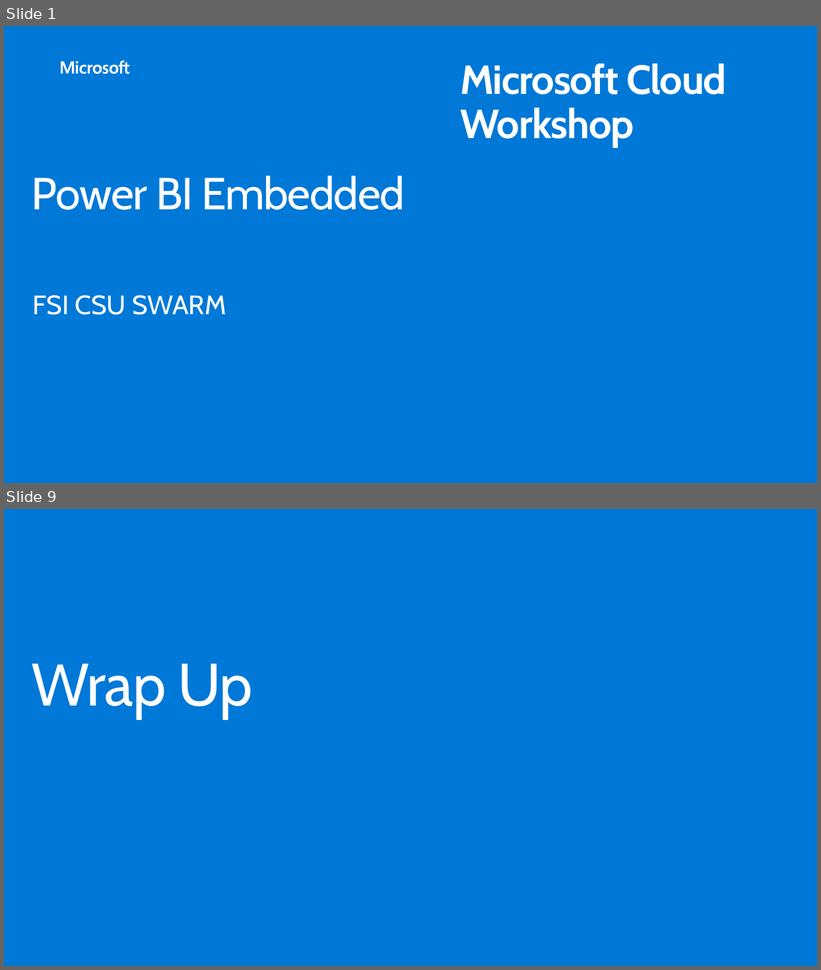
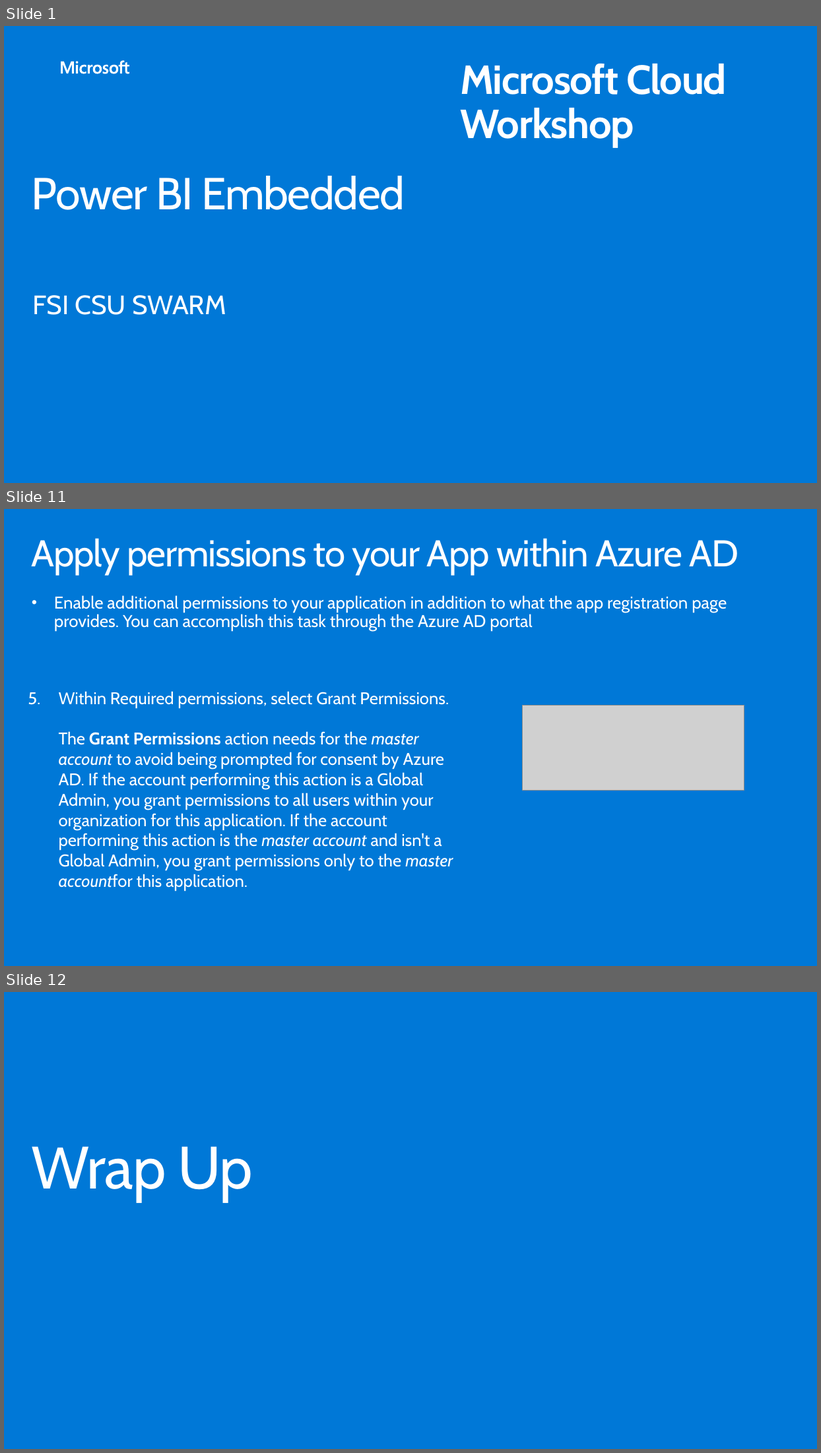
Before and after one commit to hnc198/AzurePowerBI, a slide deck: 4. Hands-on Modules/Embedding/3. Getting Started Module.pptx. Shown one above the other, each under a label of ours: slides 1 and 9 before the commit, slides 1, 11 and 12 after it; the slides between them are not shown. The pictures are 821x970 and 821x1453 pixels, drawn with LibreOffice and Linux fonts; fonts in the diff are those of the drawing; grey boxes stand for pictures; background and template pictures are left out. Boxes give left, top, right and bottom in pixels: in the first picture for what was removed or moved away, otherwise in the second. Text is boxed around its words. In the diff, an @@ line names an element or a change of style, - is before the commit and + after.

```diff
--- a/4. Hands-on Modules/Embedding/3. Getting Started Module.pptx
+++ b/4. Hands-on Modules/Embedding/3. Getting Started Module.pptx
@@ slide 11 added at [4, 509, 817, 966], background #0078D7 @@
@@ title added at [32, 538, 739, 575], 44 pt, text #FFFFFF @@
+Apply permissions to your App within Azure AD
@@ text added at [54, 595, 727, 632], 20.2 pt, text #FFFFFF @@
+• Enable additional permissions to your application in addition to what the app registration page provides. You can accomplish this task through the Azure AD portal
@@ text added at [59, 691, 453, 891], 20 pt, text #FFFFFF @@
+5. Within Required permissions, select Grant Permissions.
+  The Grant Permissions action needs for the master account to avoid being prompted for consent by Azure AD. If the account performing this action is a Global Admin, you grant permissions to all users within your organization for this application. If the account performing this action is the master account and isn't a Global Admin, you grant permissions only to the master accountfor this application.
@@ picture added at [523, 706, 745, 791] @@
@@ what was slide 9 is now slide 12 @@
```
Also in this commit, not shown: 3 slides changed, 6 other slides added, 4 slides removed, 4 other files.
